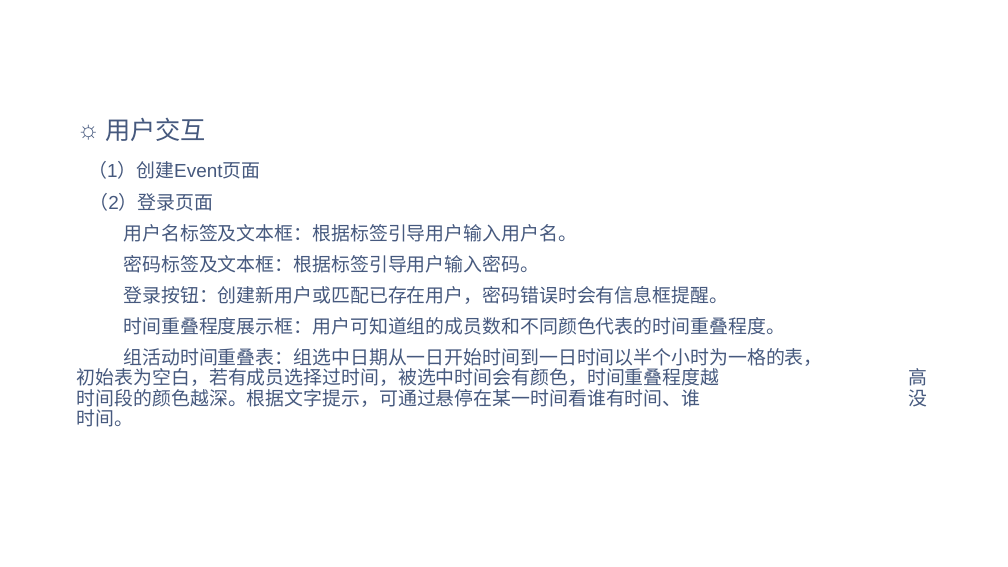
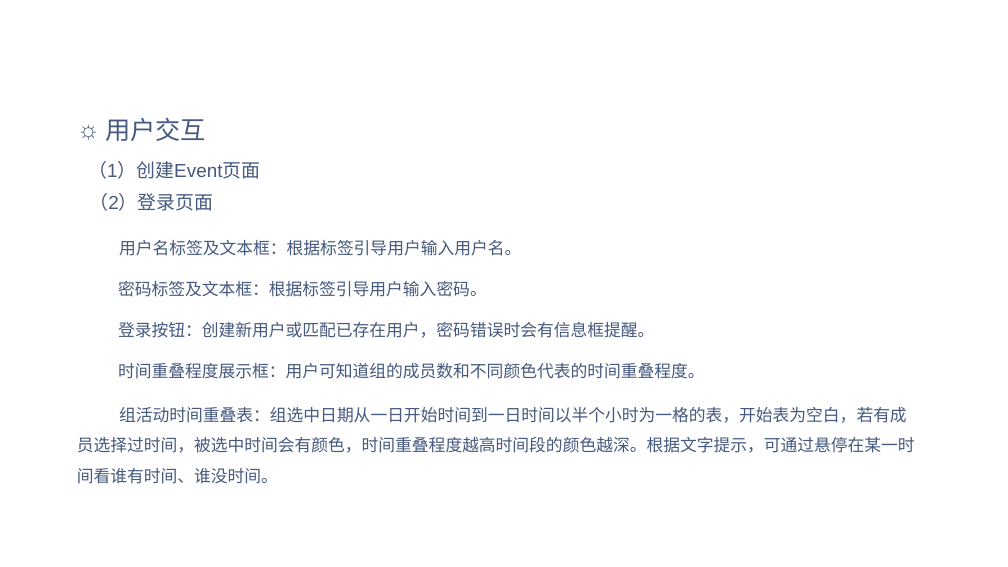
Before and after one commit to Weeeeeb/WebProject, a slide deck: slide 52 of ppt/Web工程大作业.pptx (slide 32 before the commit). Drawn at 1008x567 pixels with LibreOffice and Linux fonts; fonts in the diff are those of the drawing; background and template pictures are left out. Boxes give left, top, right and bottom in pixels: in the first picture for what was removed or moved away, otherwise in the second. Text is boxed around its words. In the diff, an @@ line names an element or a change of style, - is before the commit and + after.

```diff
--- a/ppt/Web工程大作业.pptx
+++ b/ppt/Web工程大作业.pptx
@@ text at (118, 240, 705, 379): size 18 to 16 pt in "用户名标签及文本框：根据标签引导用户输入用户名。", "密码标签及文本框：根据标签引导用户输入密码。", "登录按钮：创建新用户或匹配已存在用户，密码错误时会有信息框提醒。", "时间重叠程度展示框：用户可知道组的成员数和不同颜色代表的时间重叠程度。"; line spacing 0.9 to 1.5 @@
@@ text at (77, 407, 915, 484): text changed; size 18 to 16 pt @@
-组活动时间重叠表：组选中日期从一日开始时间到一日时间以半个小时为一格的表， 初始表为空白，若有成员选择过时间，被选中时间会有颜色，时间重叠程度越 高时间段的颜色越深。根据文字提示，可通过悬停在某一时间看谁有时间、谁 没时间。
+组活动时间重叠表：组选中日期从一日开始时间到一日时间以半个小时为一格的表，开始表为空白，若有成 员选择过时间，被选中时间会有颜色，时间重叠程度越高时间段的颜色越深。根据文字提示，可通过悬停在某一时间看谁有时间、谁没时间。
```
Also in this commit, not shown: 15 other slides changed, 24 slides added, 5 slides removed.
